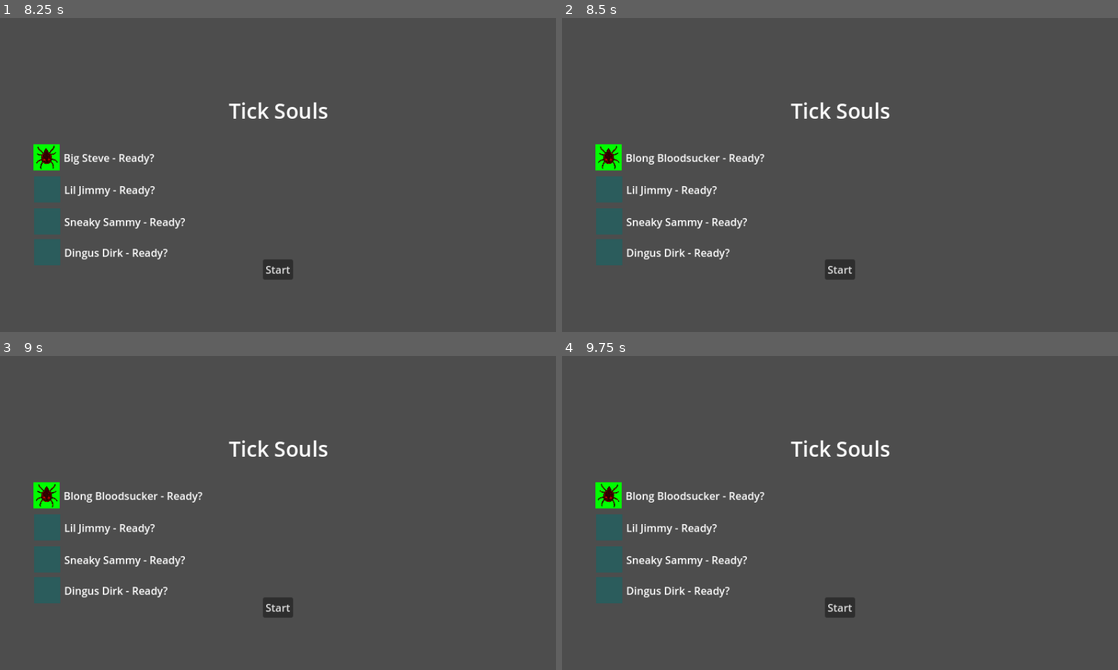
Above: before the commit, frames 1-4 (two rows, left to right).
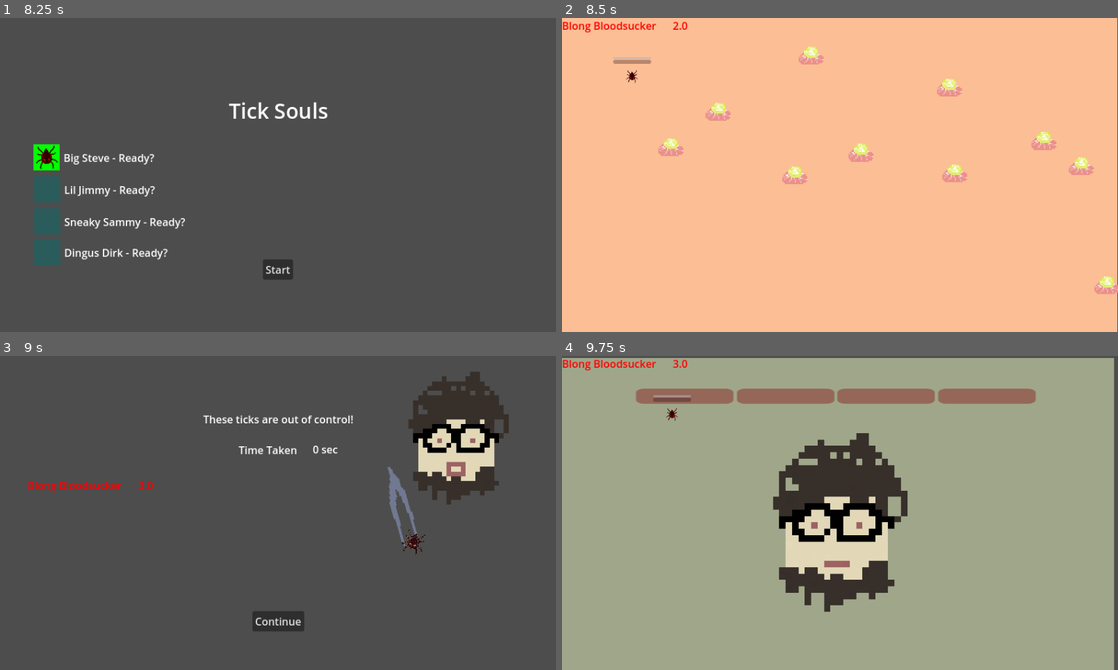
Above: after the commit, the same moments.

Repository: Topech/tick-souls
Game: Godot game, scene res://main_scene.tscn
Same seed, same stepped clock (60 frames per second), same inputs: the game is played once before the commit and once after it.
Inputs (mouse positions are in pixels of both pictures, inside the frame that each line leads up to):
- Up to frame 1 (8.25 s): click "Start" at 0.5 s; click "Start" at 1.25 s; click "Start" at 2 s; tap Enter (ui_accept) at 2.75, 3.02, 4.25, 4.52, 5, 6.5, 6.77, 7.25, 7.52 s; hold P 2.78-3.5 s; click "Continue" at 3.5 s; tap P at 4.35, 6.6, 8.1 s; hold P 5.03-5.75 s; click "Continue" at 5.75 s; hold P 7.28-8.03 s
- Up to frame 2 (8.5 s): tap Enter (ui_accept) at 8.27 s
- Up to frame 3 (9 s): hold P from 8.78 s (still down)
- Up to frame 4 (9.75 s): release P at 9.5 s; click (840, 619) at 9.5 s, where only the run after the commit has a clickable "Continue"

Frame 1 is identical in both runs. In frame 2, 100% of the frame differs, in the area x 0-100%, y 0-100%; in frame 3, 9.9%; in frame 4, 98%.

Commit message:
faster tweezer spawn, start button begin game

Diff:
--- a/project.godot
+++ b/project.godot
@@ -86,6 +86,12 @@
 "events": [Object(InputEventKey,"resource_local_to_scene":false,"resource_name":"","device":-1,"window_id":0,"alt_press …(191 unchanged characters)…
 ]
 }
+menu_start_game={
+"deadzone": 0.2,
+"events": [Object(InputEventKey,"resource_local_to_scene":false,"resource_name":"","device":0,"window_id":0,"alt_pressed":false,"shift_pressed":false,"ctrl_pressed":false,"meta_pressed":false,"pressed":false,"keycode":0,"physical_keycode":4194309,"key_label":0,"unicode":0,"location":0,"echo":false,"script":null)
+, Object(InputEventJoypadButton,"resource_local_to_scene":false,"resource_name":"","device":-1,"button_index":6,"pressure":0.0,"pressed":false,"script":null)
+]
+}
 
 [layer_names]
 
--- a/root_scenes/main_menu/main_menu.tscn
+++ b/root_scenes/main_menu/main_menu.tscn
@@ -1,10 +1,16 @@
-[gd_scene load_steps=6 format=3 uid="uid://c8nfxa5msculm"]
+[gd_scene load_steps=8 format=3 uid="uid://c8nfxa5msculm"]
 
 [ext_resource type="Script" uid="uid://bqle7g5rho6gu" path="res://root_scenes/main_menu/main_menu.gd" id="1_56bkm"]
 [ext_resource type="Script" uid="uid://bngwc846ablmb" path="res://controller_detector.gd" id="2_u4xch"]
 [ext_resource type="Script" uid="uid://c4f1sl3w8m73c" path="res://root_scenes/main_menu/player_indicator.gd" id="3_sy3t8"]
 [ext_resource type="Texture2D" uid="uid://b8ixsh1x6qjjl" path="res://assets/Kanagroo Tick-1.png" id="4_4fyue"]
 [ext_resource type="Script" uid="uid://ds4e7ko2hd4i6" path="res://root_scenes/main_menu/sprite_wiggle.gd" id="5_i216j"]
+
+[sub_resource type="InputEventAction" id="InputEventAction_4fyue"]
+action = &"menu_start_game"
+
+[sub_resource type="Shortcut" id="Shortcut_i216j"]
+events = [SubResource("InputEventAction_4fyue")]
 
 [node name="MainMenu" type="Control"]
 layout_mode = 3
@@ -31,6 +37,8 @@
 offset_bottom = 160.0
 grow_horizontal = 2
 grow_vertical = 2
+shortcut = SubResource("Shortcut_i216j")
+shortcut_feedback = false
 text = "Start"
 
 [node name="PlayerIndicator1" type="ColorRect" parent="."]
--- a/root_scenes/round/round.gd
+++ b/root_scenes/round/round.gd
@@ -57,18 +57,23 @@
 
 
 func _on_timer_timeout() -> void:
-	var tweezers = preload("res://tweezers/tweezers.tscn").instantiate()
-	tweezers.target_node = player_container.choose_random_player()
+	var tweezer_count = 1
+	if PlayerInputDevices.get_all_players().size() > 2:
+		tweezer_count = 2
 
-	var screen_size = get_viewport().get_visible_rect().size
-	tweezers.position = Vector2(
-		screen_size.x * randf(),
-		screen_size.y * randf(),
-	)
+	for _ii in range(tweezer_count):
+		var tweezers = preload("res://tweezers/tweezers.tscn").instantiate()
+		tweezers.target_node = player_container.choose_random_player()
 
-	add_child(tweezers)
-	tweezers.tweezed_player.connect((_on_tweezers_tweezed_player))
-	tweezers.failed.connect(_on_tweezers_failed)
+		var screen_size = get_viewport().get_visible_rect().size
+		tweezers.position = Vector2(
+			screen_size.x * randf(),
+			screen_size.y * randf(),
+		)
+
+		add_child(tweezers)
+		tweezers.tweezed_player.connect((_on_tweezers_tweezed_player))
+		tweezers.failed.connect(_on_tweezers_failed)
 	const min_spawn_rate = 0.5
 	const max_spawn_rate = 10.0
 	const secs_until_max_spawn_rate = 60.0
